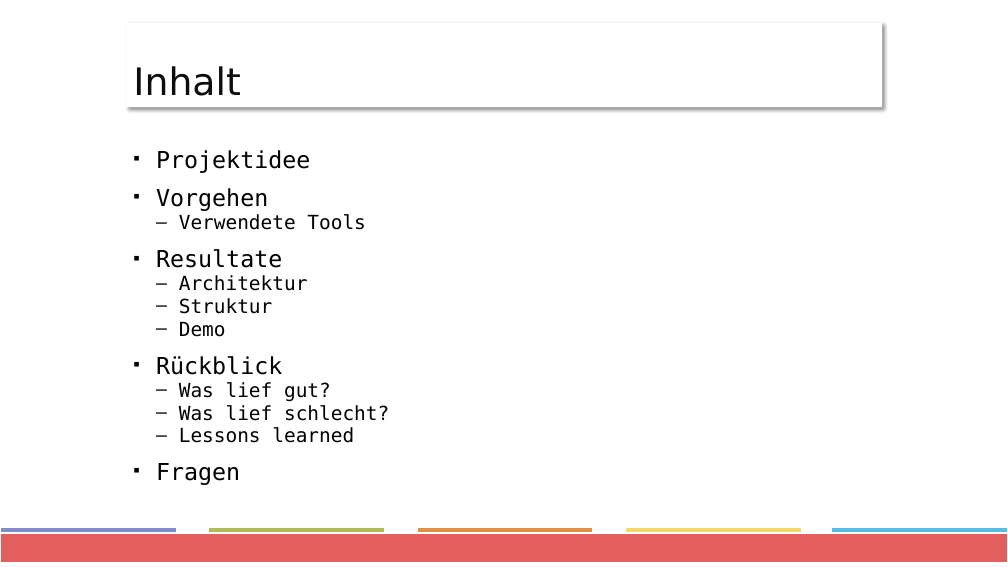
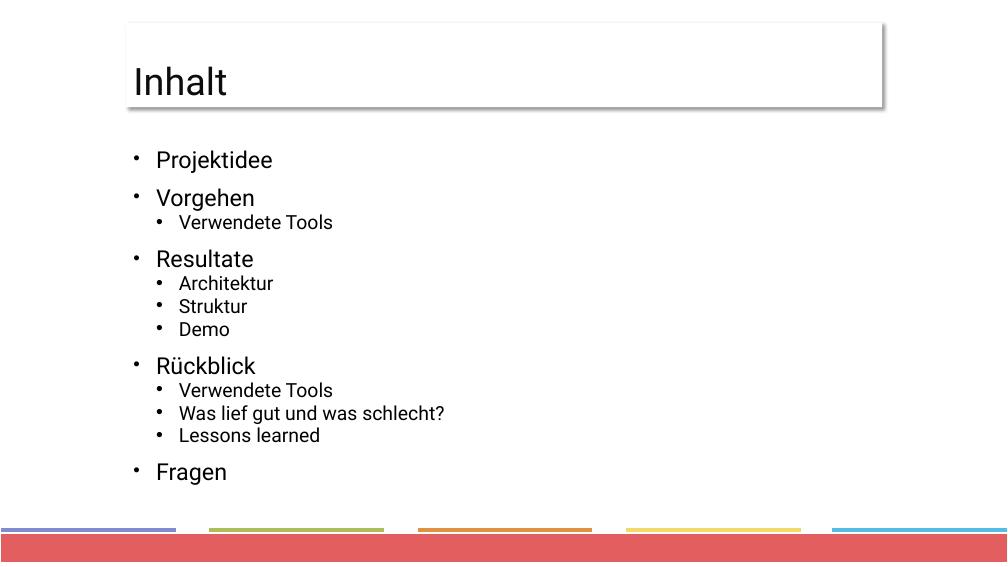
Before and after one commit to ffhsAndroidDenisTobias/androidProject, a slide deck: slide 2 of docs/Präsentation/Project-Presentation.pptx. Drawn at 1008x567 pixels with LibreOffice and Linux fonts; fonts in the diff are those of the drawing. Boxes give left, top, right and bottom in pixels: in the first picture for what was removed or moved away, otherwise in the second. Text is boxed around its words. In the diff, an @@ line names an element or a change of style, - is before the commit and + after.

```diff
--- a/docs/Präsentation/Project-Presentation.pptx
+++ b/docs/Präsentation/Project-Presentation.pptx
@@ title "Inhalt" at (x1=126, y1=23, x2=882, y2=107): font DejaVu Sans to Roboto @@
@@ text at (x1=156, y1=150, x2=334, y2=485): font DejaVu Sans Mono to Roboto in "Projektidee", "Vorgehen", "Verwendete Tools", "Resultate" and 6 more places; bullet ▪ to •; bullet – to • @@
@@ text at (x1=179, y1=382, x2=444, y2=424): text changed; font DejaVu Sans Mono to Roboto @@
-  – Was lief gut?
-  – Was lief schlecht?
+  • Verwendete Tools
+  • Was lief gut und was schlecht?
```
Also in this commit, not shown: 13 other slides changed, 5 slides added, 2 slides removed.
